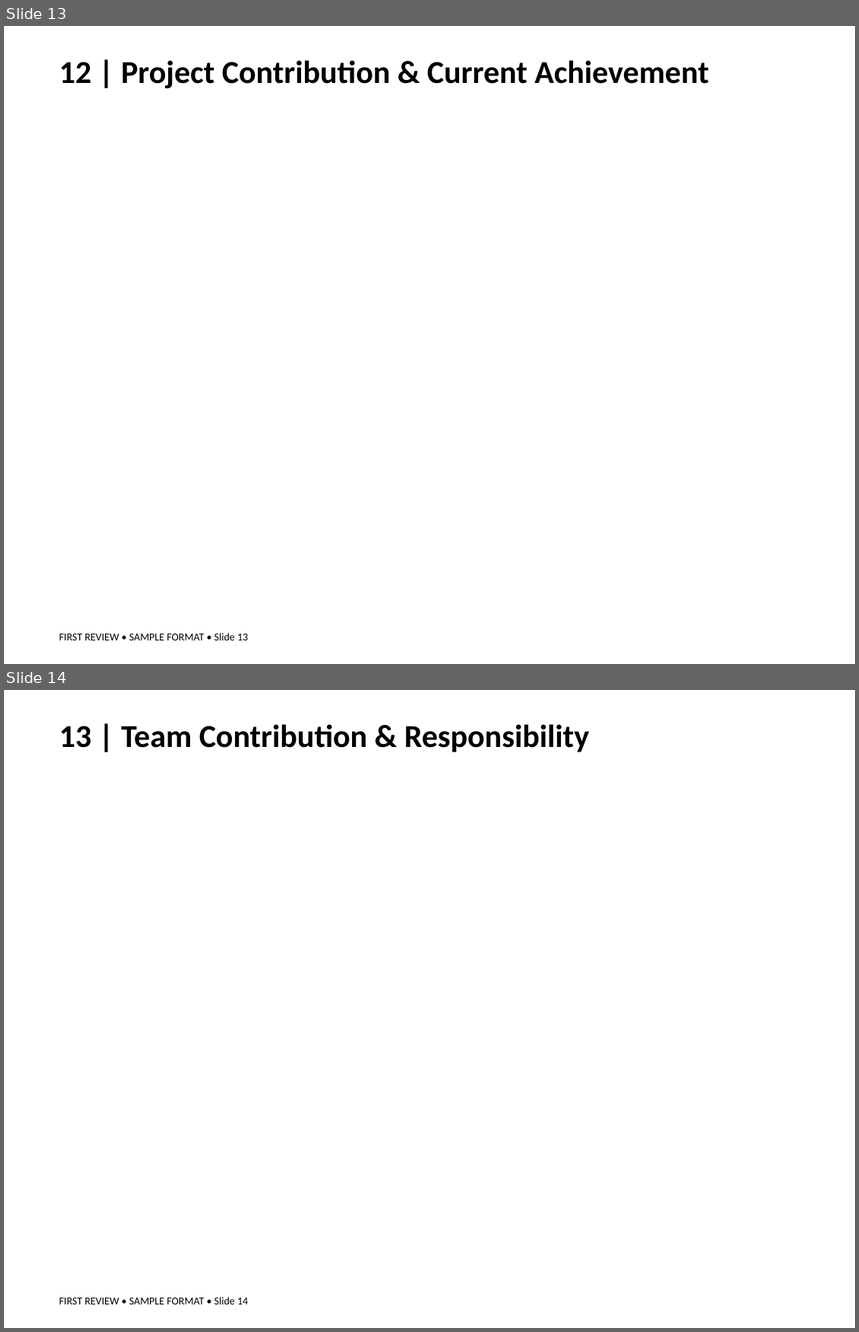
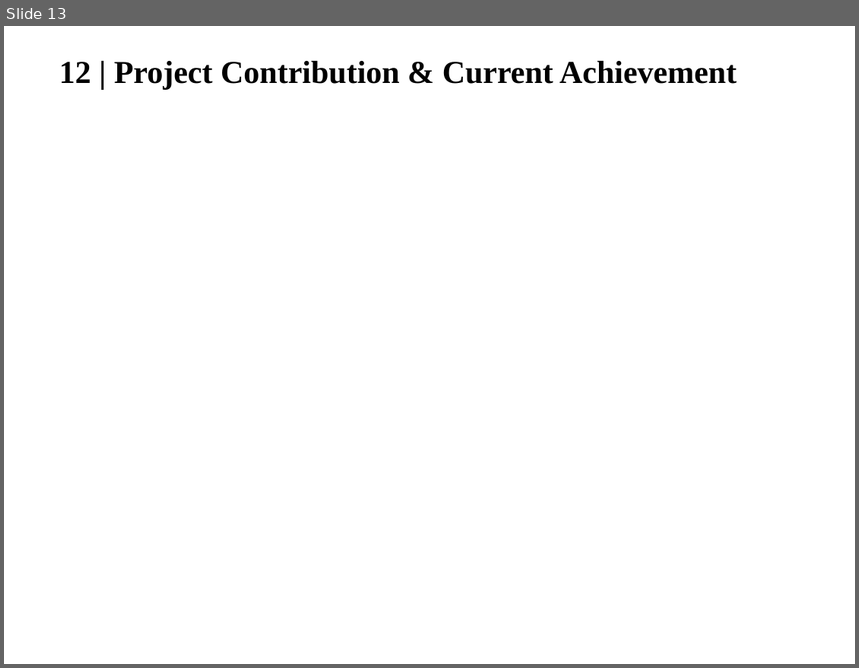
Before and after one commit to Harsha-Vardhan2005/graph-rag, a slide deck: Docs/First_Review_Sample_Presentation.pptx. Shown one above the other, each under a label of ours: slides 13 and 14 before the commit, slide 13 after it. The pictures are 859x1332 and 859x668 pixels, drawn with LibreOffice and Linux fonts; fonts in the diff are those of the drawing. Boxes give left, top, right and bottom in pixels: in the first picture for what was removed or moved away, otherwise in the second. Text is boxed around its words. In the diff, an @@ line names an element or a change of style, - is before the commit and + after.

```diff
--- a/Docs/First_Review_Sample_Presentation.pptx
+++ b/Docs/First_Review_Sample_Presentation.pptx
@@ slide 14 removed at (4, 690, 855, 1328), background #FFFFFF @@
@@ text removed at (59, 724, 589, 752) @@
-13 | Team Contribution & Responsibility
@@ text removed at (59, 1297, 248, 1305) @@
-FIRST REVIEW • SAMPLE FORMAT • Slide 14
@@ slide 13 changed as well @@
@@ text "12 | Project Contribution & ..." at (59, 61, 737, 90): font Calibri to Times New Roman @@
@@ text removed at (59, 633, 248, 641) @@
-FIRST REVIEW • SAMPLE FORMAT • Slide 13
```
Also in this commit, not shown: 2 other slides changed, 12 slides added, 11 other slides removed, 4 other files.
